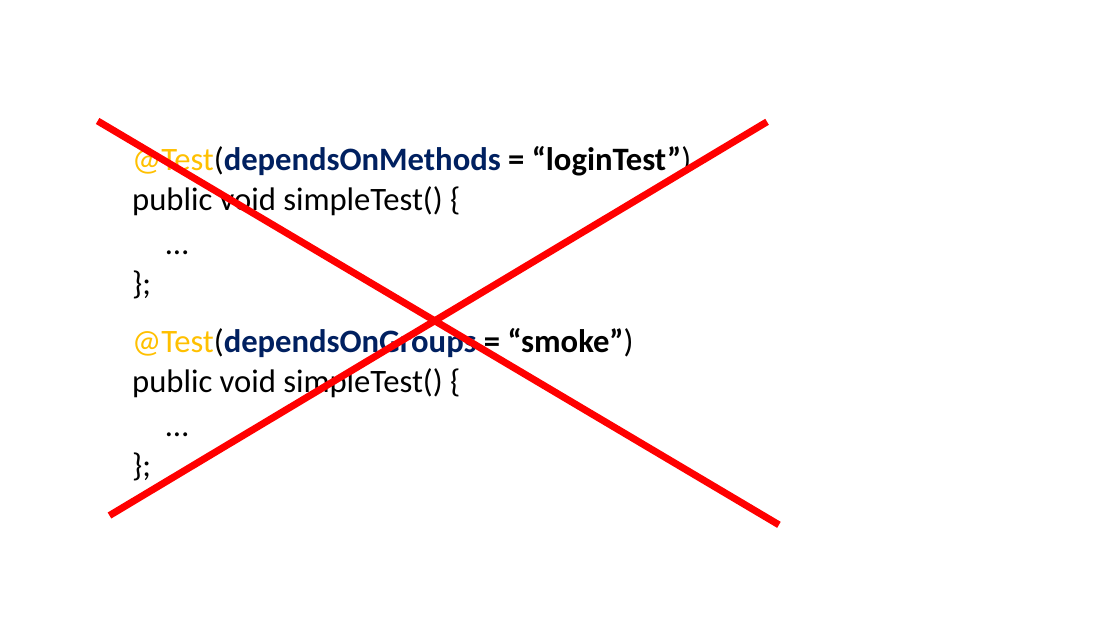
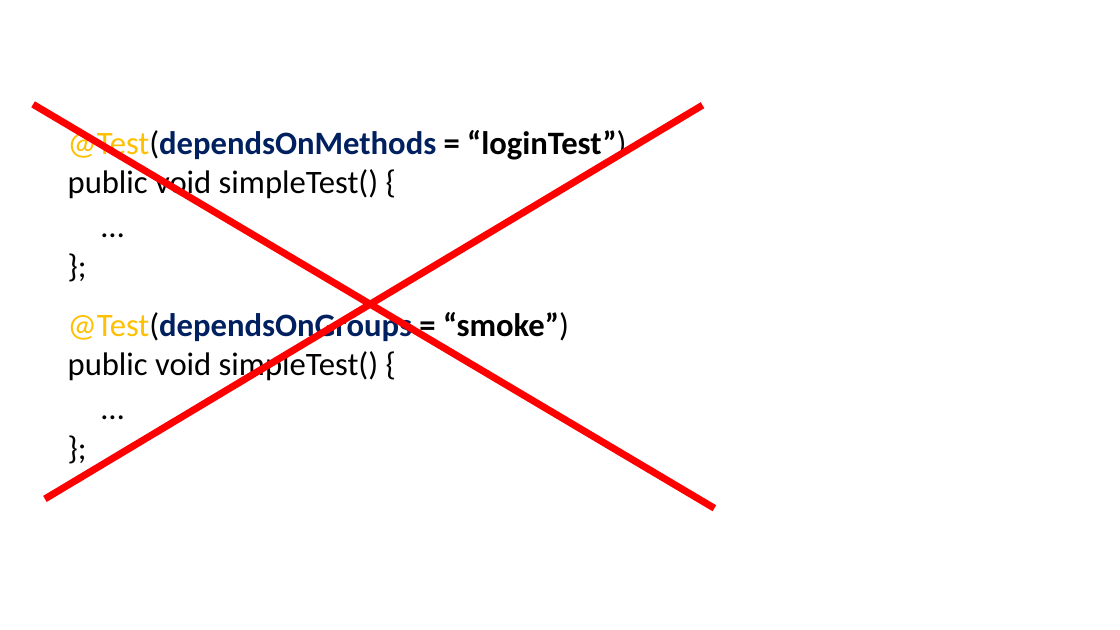
Before and after one commit to epam/JDI, a slide deck: slide 17 of 8 JDI Settings.pptx (slide 22 before the commit). Drawn at 1120x630 pixels with LibreOffice and Linux fonts; fonts in the diff are those of the drawing; background and template pictures are left out. Boxes give left, top, right and bottom in pixels: in the first picture for what was removed or moved away, otherwise in the second. Text is boxed around its words. In the diff, an @@ line names an element or a change of style, - is before the commit and + after.

```diff
--- a/8 JDI Settings.pptx
+++ b/8 JDI Settings.pptx
@@ 2 texts, 2 lines: place and size @@
-2 texts, 2 lines at [97,121,779,525]
+2 texts, 2 lines at [33,104,715,508]
```
Also in this commit, not shown: 11 other slides changed, 13 slides added, 5 slides removed.
